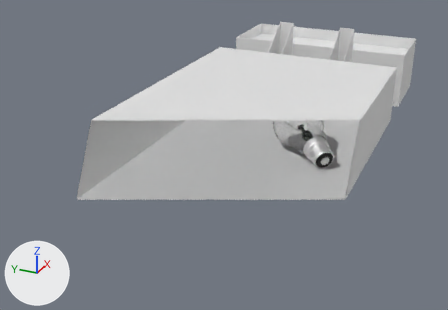
The Blender file blender/Room5555.blend: old version first, new version second.
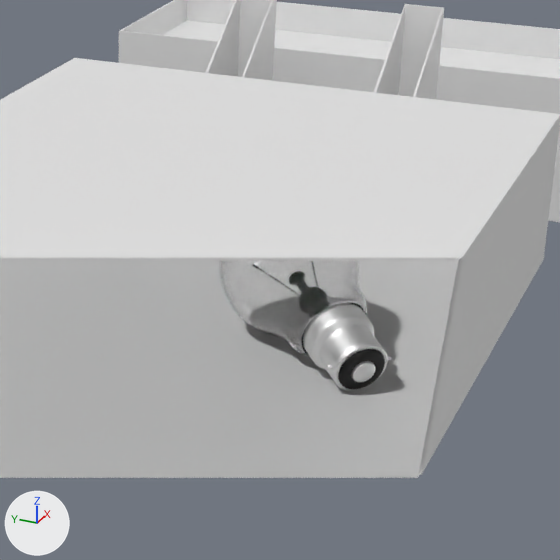
Each version appears first whole from a camera (50 mm lens) standing at (-100.5, -10.1, 28.6) and looking at (-38.7, 17.7, -2.3), and next in a close-up on the part from 43% to 88% of the width and 8% to 74% of the height. The lights are fixed; the arrows at lower left show +X, +Y and +Z. The first two pictures are the older version. Everything nearer to the camera than a plane just in front of the edit is cut away.

The first close-up shows 'Ceiling', 'Cube.001', 'Lightbulb', 'Room'.
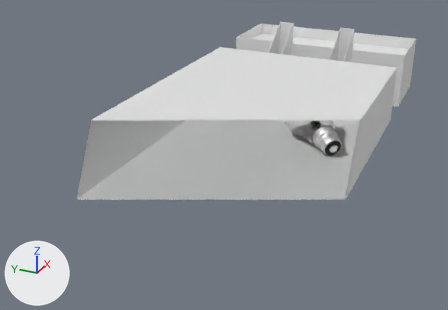
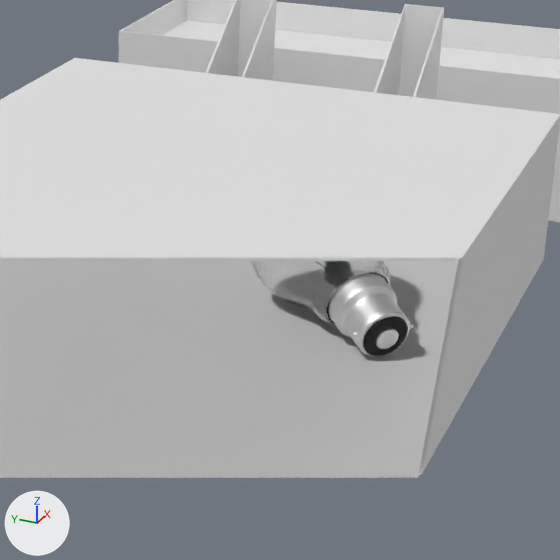
Boxes (x1, y1, x2, y2) around the edits, measured in the close-ups (560 x 560 px):
'Lightbulb', moved
    before: (220, 261, 367, 356)
    after: (251, 261, 390, 325)
'Cube.001', moved
    before: (303, 304, 391, 391)
    after: (329, 274, 413, 357)

Diff of the bpy script that builds the scene:
```diff
--- a/blender/Room5555.blend.py
+++ b/blender/Room5555.blend.py
@@ ob_lightbulb @@
 ob_lightbulb = bpy.data.objects.new('Lightbulb', me_cube_001)
-ob_lightbulb.location = (-39.69, 7.08, 2.05)
+ob_lightbulb.location = (-36.29, 7.08, 2.05)
 ob_lightbulb.rotation_euler = (-1.291, 0.0138, -0.788)  # degrees (-74, 0.8, -45)
```
